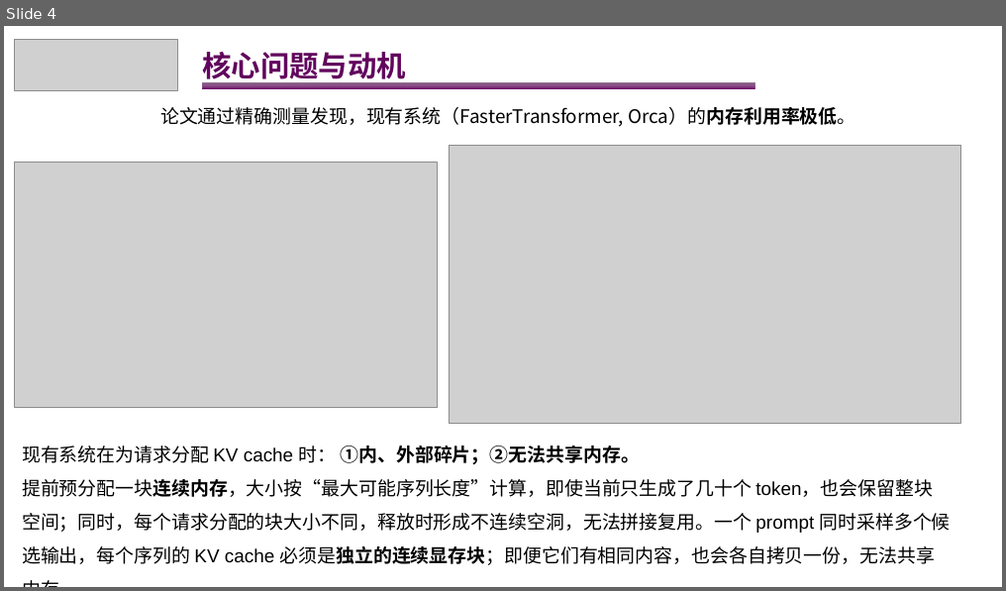
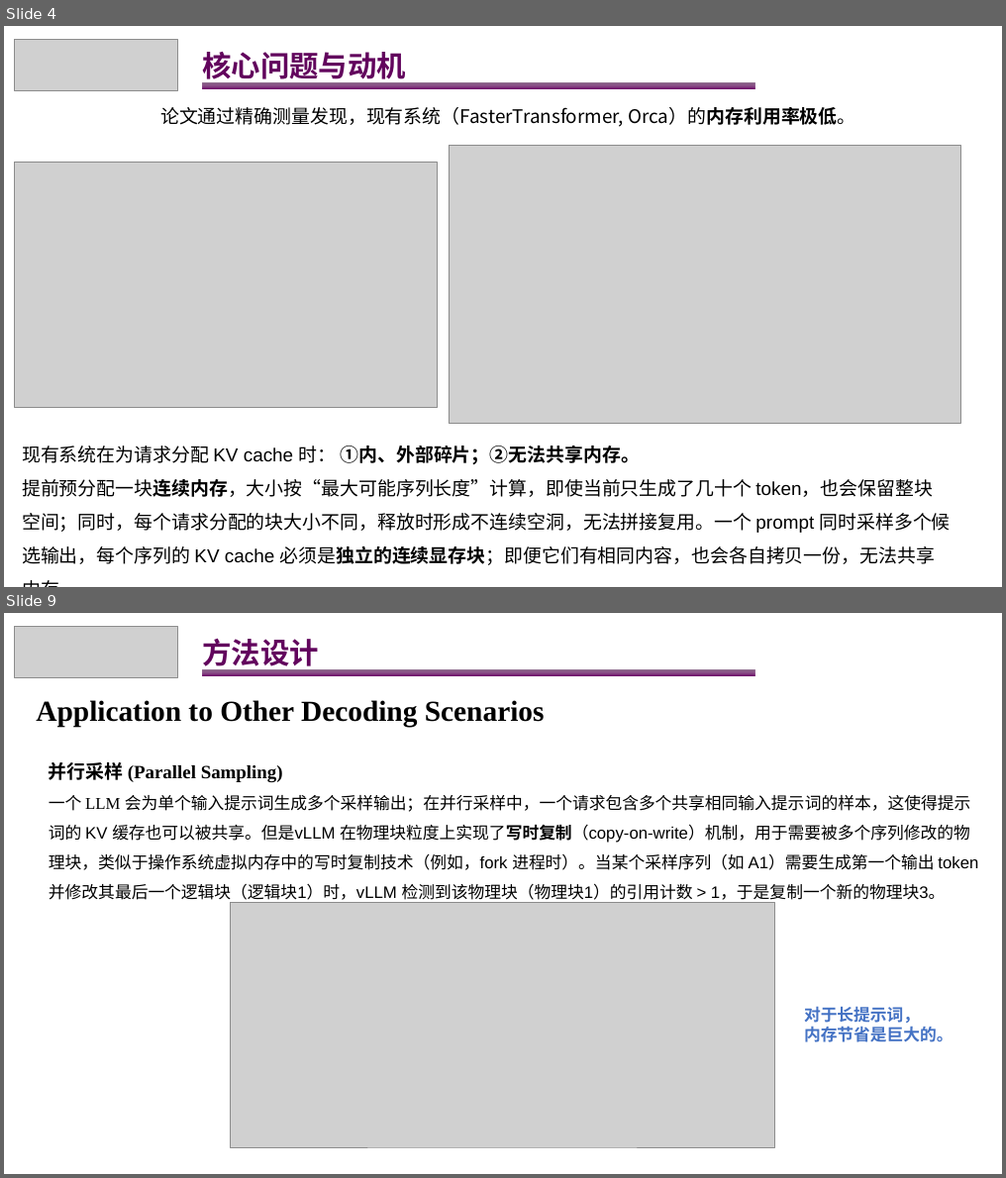
Before and after one commit to lingebeng/Paper-Reading, a slide deck: AI-Infra/vllm-PageAttention.pptx. Shown one above the other, each under a label of ours: slide 4 before the commit, slides 4 and 9 after it; the slides between them are not shown. The pictures are 1006x591 and 1006x1178 pixels, drawn with LibreOffice and Linux fonts; fonts in the diff are those of the drawing; grey boxes stand for pictures. Boxes give left, top, right and bottom in pixels: in the first picture for what was removed or moved away, otherwise in the second. Text is boxed around its words. In the diff, an @@ line names an element or a change of style, - is before the commit and + after.

Commit message:
[feat] 阅读方法设计部分，有所悟

```diff
--- a/AI-Infra/vllm-PageAttention.pptx
+++ b/AI-Infra/vllm-PageAttention.pptx
@@ slide 9 added at <box>4,613,1002,1174</box>, background #FFFFFF @@
@@ picture added at <box>15,626,177,677</box> @@
@@ text added at <box>202,638,318,671</box>, 28 pt, text #62055D, bold @@
+方法设计
@@ rectangle added at <box>202,669,754,676</box>, fill gradient #3E003C to #590055 to #690064 @@
@@ text added at <box>36,700,545,727</box>, 28 pt, text #000000, bold @@
+Application to Other Decoding Scenarios
@@ text added at <box>49,762,978,903</box>, 16 pt, text #000000 @@
+并行采样 (Parallel Sampling)
+一个 LLM 会为单个输入提示词生成多个采样输出；在并行采样中，一个请求包含多个共享相同输入提示词的样本，这使得提示词的 KV 缓存也可以被共享。但是vLLM 在物理块粒度上实现了写时复制（copy-on-write）机制，用于需要被多个序列修改的物理块，类似于操作系统虚拟内存中的写时复制技术（例如，fork 进程时）。当某个采样序列（如 A1）需要生成第一个输出 token 并修改其最后一个逻辑块（逻辑块1）时，vLLM 检测到该物理块（物理块1）的引用计数 > 1，于是复制一个新的物理块3。
@@ picture added at <box>230,903,775,1148</box> @@
@@ text added at <box>804,1006,953,1043</box>, 16 pt, text #4472C4, bold @@
+对于长提示词，
+内存节省是巨大的。
```
Also in this commit, not shown: 3 slides changed, 2 other slides added.
